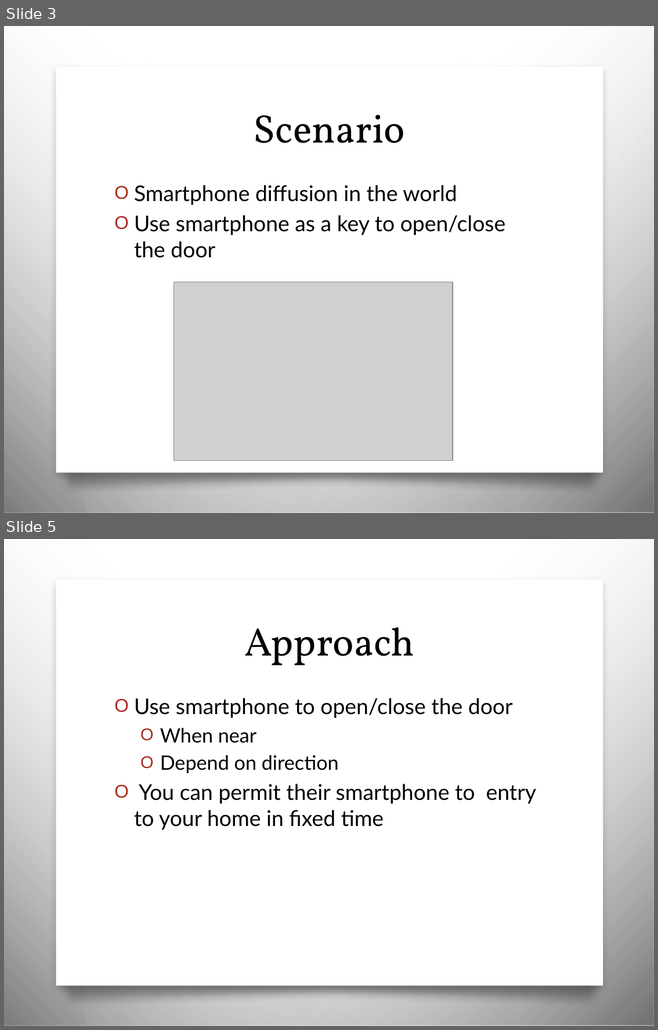
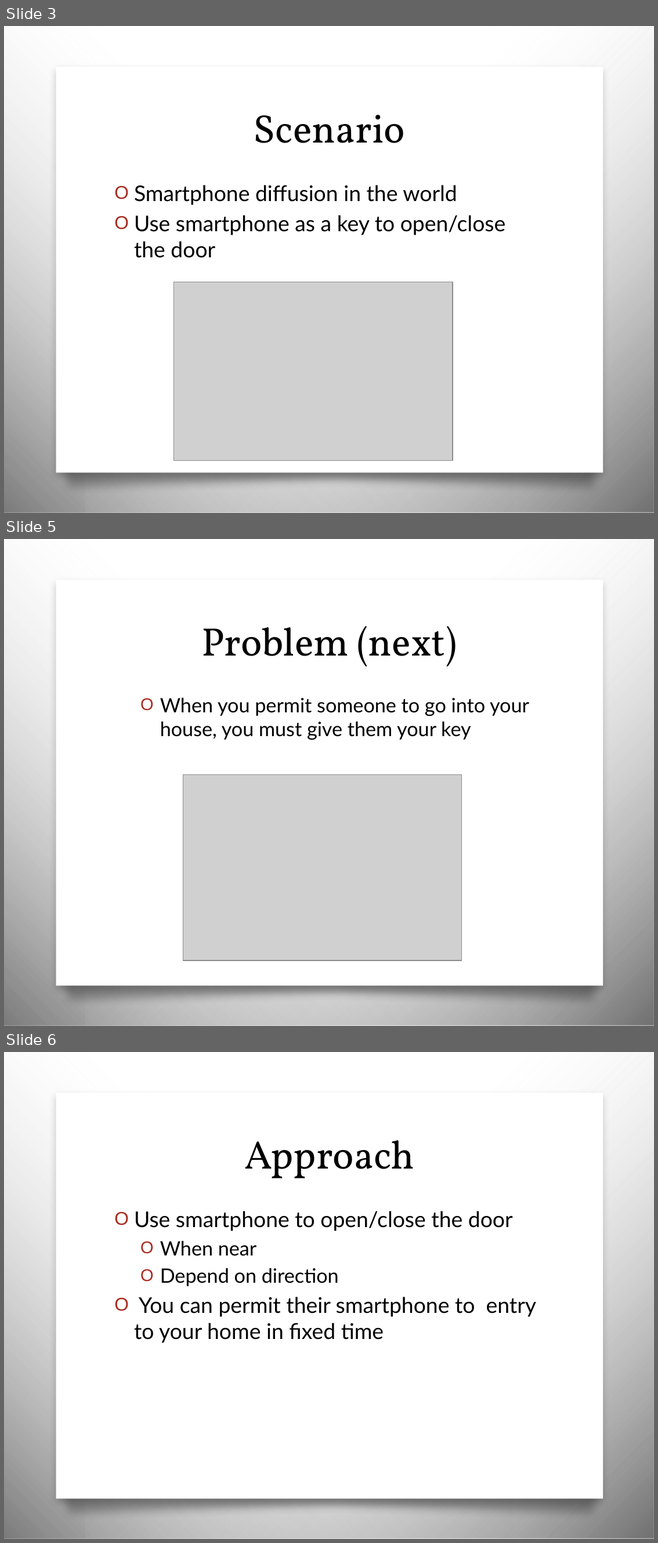
Before and after one commit to foretell412/term2012, a slide deck: Presentation1.pptx. Shown one above the other, each under a label of ours: slides 3 and 5 before the commit, slides 3, 5 and 6 after it; the slides between them are not shown. The pictures are 658x1030 and 658x1543 pixels, drawn with LibreOffice and Linux fonts; fonts in the diff are those of the drawing; grey boxes stand for pictures; background and template pictures are left out. Boxes give left, top, right and bottom in pixels: in the first picture for what was removed or moved away, otherwise in the second. Text is boxed around its words. In the diff, an @@ line names an element or a change of style, - is before the commit and + after.

```diff
--- a/Presentation1.pptx
+++ b/Presentation1.pptx
@@ slide 5 added at [4,539,654,1026], background picture (left out); not listed: 4 template elements that a slide beside it also shows @@
@@ title added at [201,626,457,667], 44 pt, text #000000 @@
+Problem (next)
@@ text added at [160,697,529,740], 22 pt, text #000000 @@
+  O When you permit someone to go into your house, you must give them your key
@@ picture added at [183,775,462,961] @@
@@ what was slide 5 is now slide 6 @@
```
Also in this commit, not shown: 4 slides changed, 2 other files.
